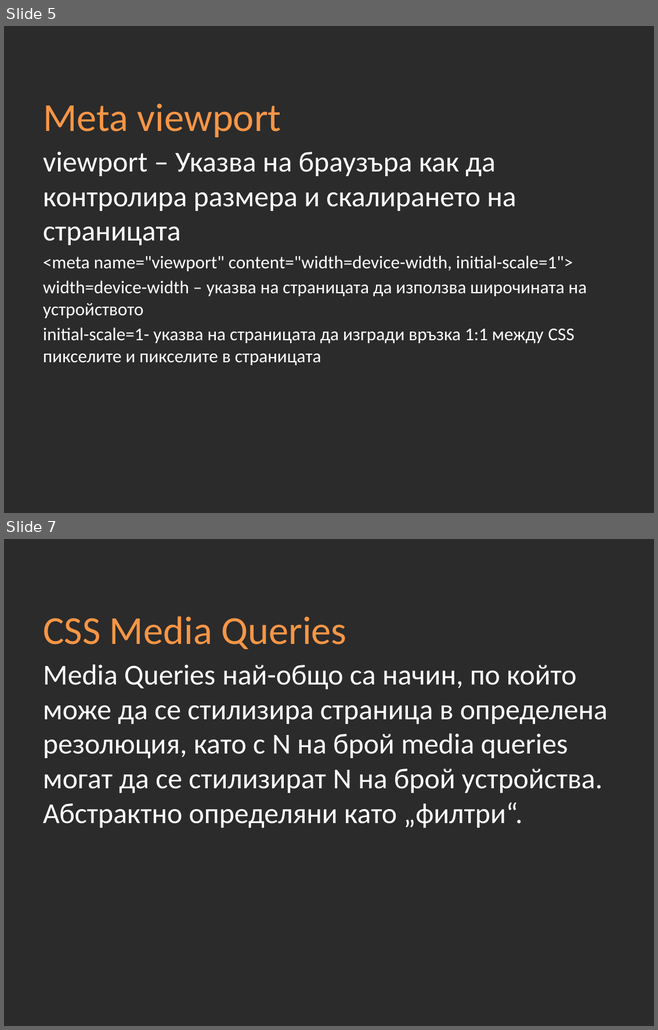
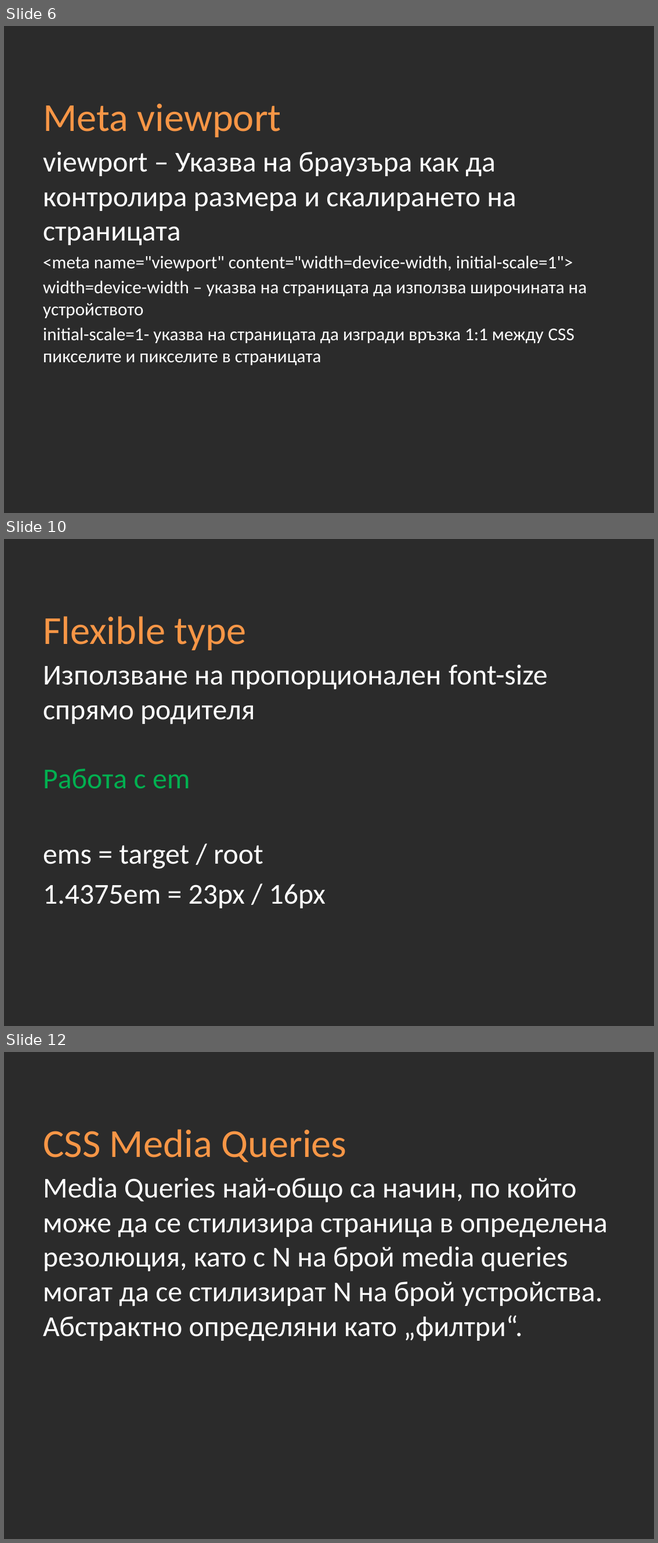
Before and after one commit to Academy-Soft-Intellect/Front-End-Course, a slide deck: 08-Adaptive-Design/09-Adaptive-Design.pptx. Shown one above the other, each under a label of ours: slides 5 and 7 before the commit, slides 6, 10 and 12 after it; the slides between them are not shown. The pictures are 658x1030 and 658x1543 pixels, drawn with LibreOffice and Linux fonts; fonts in the diff are those of the drawing; background and template pictures are left out; a plain dark background stands for a picture behind light text. Boxes give left, top, right and bottom in pixels: in the first picture for what was removed or moved away, otherwise in the second. Text is boxed around its words. In the diff, an @@ line names an element or a change of style, - is before the commit and + after.

```diff
--- a/08-Adaptive-Design/09-Adaptive-Design.pptx
+++ b/08-Adaptive-Design/09-Adaptive-Design.pptx
@@ slide 10 added at [4,539,654,1026], background picture (left out) @@
@@ title added at [43,616,246,650], 44 pt, text #F79646 @@
+Flexible type
@@ text added at [43,665,547,908], 32 pt, text #FFFFFF @@
+Използване на пропорционален font-size спрямо родителя
+Работа с em
+ems = target / root
+1.4375em = 23px / 16px
@@ what was slide 5 is now slide 6 @@
@@ what was slide 7 is now slide 12 @@
```
Also in this commit, not shown: 2 slides changed, 6 other slides added, 2 slides removed.
